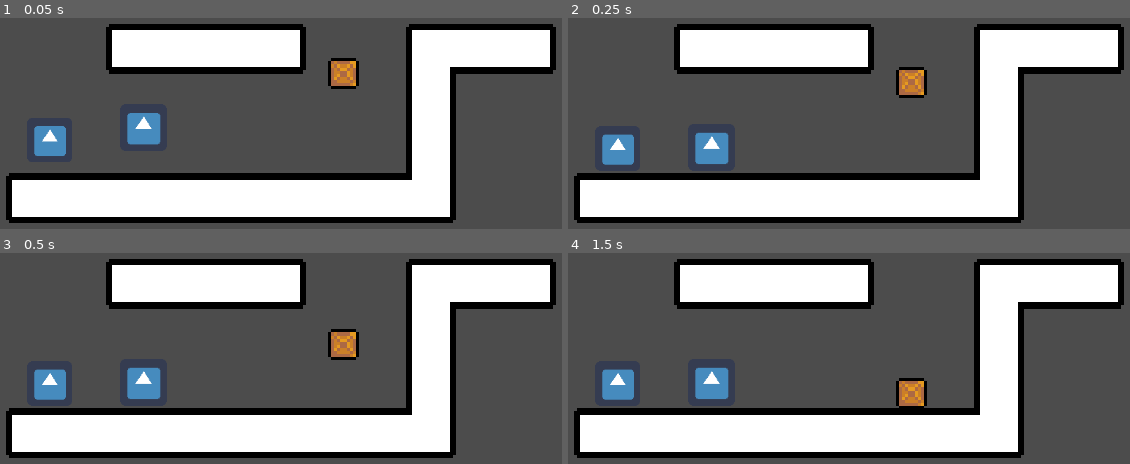
Above: before the commit, frames 1-4 (two rows, left to right).
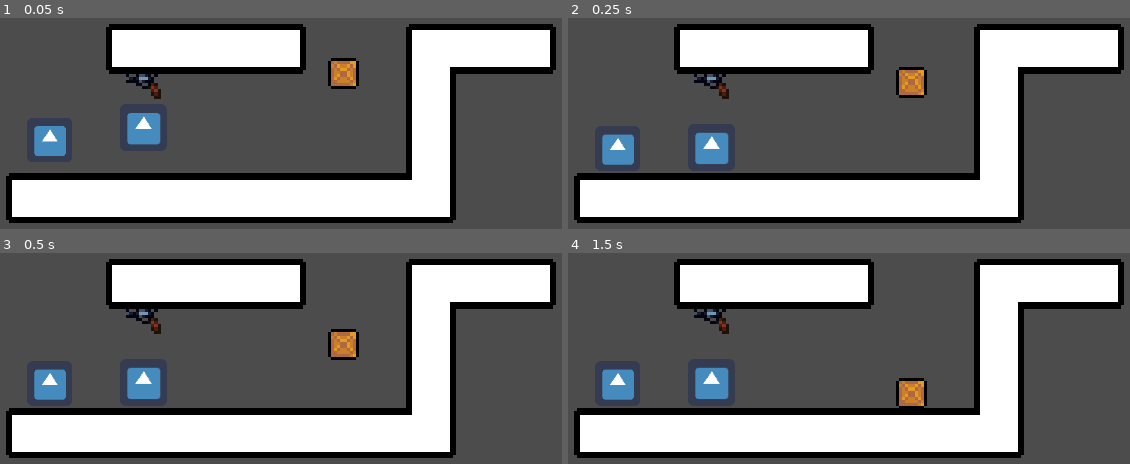
Above: after the commit, the same moments.

Repository: Cuber01/saturday-night-special
Game: Godot game, scene res://scenes/Main.tscn
Two runs of this game, one before a commit and one after it. Both use one fixed random seed, a clock stepped at 60 frames per second and the inputs below. The engine's default icon, where the game draws it, is replaced by a stand-in: a white triangle on a blue panel in a dark square.
Inputs:
- Up to frame 1 (0.05 s): no input
- Up to frame 2 (0.25 s): no input
- Up to frame 3 (0.5 s): no input
- Up to frame 4 (1.5 s): tap Enter at 1.25 s

The runs differ from the first frame. In frame 1, 0.3% of the frame differs, in the area x 22-29%, y 26-39%; in frame 2, 0.3%; in frame 3, 0.3%; in frame 4, 0.3%.
Error after the commit: Invalid call. Nonexistent function 'colliding' in base 'Area2D'. (res://scenes/Pistol.gd:31)

Commit message:
Working on a pickupable item system

Diff:
--- a/project.godot
+++ b/project.godot
@@ -7,6 +7,16 @@
 ;   param=value ; assign values to parameters
 
 config_version=4
+
+_global_script_classes=[ {
+"base": "KinematicBody2D",
+"class": "PickupableObject",
+"language": "GDScript",
+"path": "res://scenes/PickupableObject.gd"
+} ]
+_global_script_class_icons={
+"PickupableObject": ""
+}
 
 [application]
 
--- a/scenes/Gun.tscn
+++ /dev/null
@@ -1,16 +0,0 @@
-[gd_scene load_steps=3 format=2]
-
-[ext_resource path="res://assets/img/pistol.png" type="Texture" id=1]
-
-[sub_resource type="RectangleShape2D" id=1]
-extents = Vector2( 3.5, 2.5 )
-
-[node name="Gun" type="Area2D"]
-
-[node name="CollisionShape2D" type="CollisionShape2D" parent="."]
-position = Vector2( 1, 1 )
-shape = SubResource( 1 )
-
-[node name="Pistol" type="Sprite" parent="."]
-position = Vector2( 1, 1 )
-texture = ExtResource( 1 )
--- a/scenes/Main.tscn
+++ b/scenes/Main.tscn
@@ -1,8 +1,9 @@
-[gd_scene load_steps=18 format=2]
+[gd_scene load_steps=19 format=2]
 
 [ext_resource path="res://scenes/Player.tscn" type="PackedScene" id=1]
 [ext_resource path="res://scenes/Crate.tscn" type="PackedScene" id=2]
 [ext_resource path="res://assets/img/basic-tileset.png" type="Texture" id=3]
+[ext_resource path="res://scenes/Pistol.tscn" type="PackedScene" id=4]
 
 [sub_resource type="ConvexPolygonShape2D" id=4]
 points = PoolVector2Array( 16, 16, 0, 16, 0, 0, 16, 0 )
@@ -336,3 +337,6 @@
 position = Vector2( 30, 117 )
 scale = Vector2( 0.224141, 0.224141 )
 player_index = 2
+
+[node name="Pistol" parent="." instance=ExtResource( 4 )]
+position = Vector2( 60, 99 )
--- /dev/null
+++ b/scenes/PickupableObject.gd
@@ -0,0 +1,34 @@
+extends KinematicBody2D
+
+class_name PickupableObject
+
+onready var is_on_floor = $IsOnFloor
+
+const gravity_force: int = 200
+var velocity: Vector2 = Vector2()
+
+func _physics_process(delta):
+
+	handle_gravity(delta)
+	move()
+
+	if _picked_up():
+		pass
+
+func move() -> void:
+	velocity = move_and_slide(velocity)
+
+func _picked_up() -> bool:
+	return false
+
+func _use():
+	print( str(self) + "is being used!" )
+
+func _drop():
+	pass
+
+func handle_gravity(delta) -> void:
+	if not is_on_floor.colliding():
+		velocity.y += gravity_force * delta
+	else:
+		velocity.y = 0
--- /dev/null
+++ b/scenes/PickupableObject.tscn
@@ -0,0 +1,18 @@
+[gd_scene load_steps=4 format=2]
+
+[ext_resource path="res://assets/img/missing-texture.png" type="Texture" id=1]
+[ext_resource path="res://scenes/PickupableObject.gd" type="Script" id=2]
+
+[sub_resource type="RectangleShape2D" id=1]
+extents = Vector2( 5.5, 4 )
+
+[node name="PickupableObject" type="KinematicBody2D"]
+script = ExtResource( 2 )
+
+[node name="CollisionShape2D" type="CollisionShape2D" parent="."]
+shape = SubResource( 1 )
+
+[node name="Sprite" type="Sprite" parent="."]
+texture = ExtResource( 1 )
+
+[node name="IsOnFloor" type="Area2D" parent="."]
--- /dev/null
+++ b/scenes/Pistol.gd
@@ -0,0 +1 @@
+extends PickupableObject
--- /dev/null
+++ b/scenes/Pistol.tscn
@@ -0,0 +1,11 @@
+[gd_scene load_steps=4 format=2]
+
+[ext_resource path="res://scenes/PickupableObject.tscn" type="PackedScene" id=1]
+[ext_resource path="res://assets/img/weapons/Jestan/crappy-pistol.png" type="Texture" id=2]
+[ext_resource path="res://scenes/Pistol.gd" type="Script" id=3]
+
+[node name="Pistol" instance=ExtResource( 1 )]
+script = ExtResource( 3 )
+
+[node name="Sprite" parent="." index="1"]
+texture = ExtResource( 2 )
Binary file added: assets/img/missing-texture.png
Not shown, added: assets/img/missing-texture.png.import
Binary file removed: assets/img/pistol.png
Binary file changed: assets/img/weapons/Jestan/TheUltimateWeaponsPack_Sheet.png
Binary file added: assets/img/weapons/Jestan/axe.png
Not shown, added: assets/img/weapons/Jestan/axe.png.import
Binary file added: assets/img/weapons/Jestan/crappy-pistol.png
Not shown, added: assets/img/weapons/Jestan/crappy-pistol.png.import
Binary file added: assets/img/weapons/Jestan/grenade.png
Not shown, added: assets/img/weapons/Jestan/grenade.png.import
Binary file added: assets/img/weapons/Jestan/shotgun.png
Not shown, added: assets/img/weapons/Jestan/shotgun.png.import
(and 2 more such lines)
